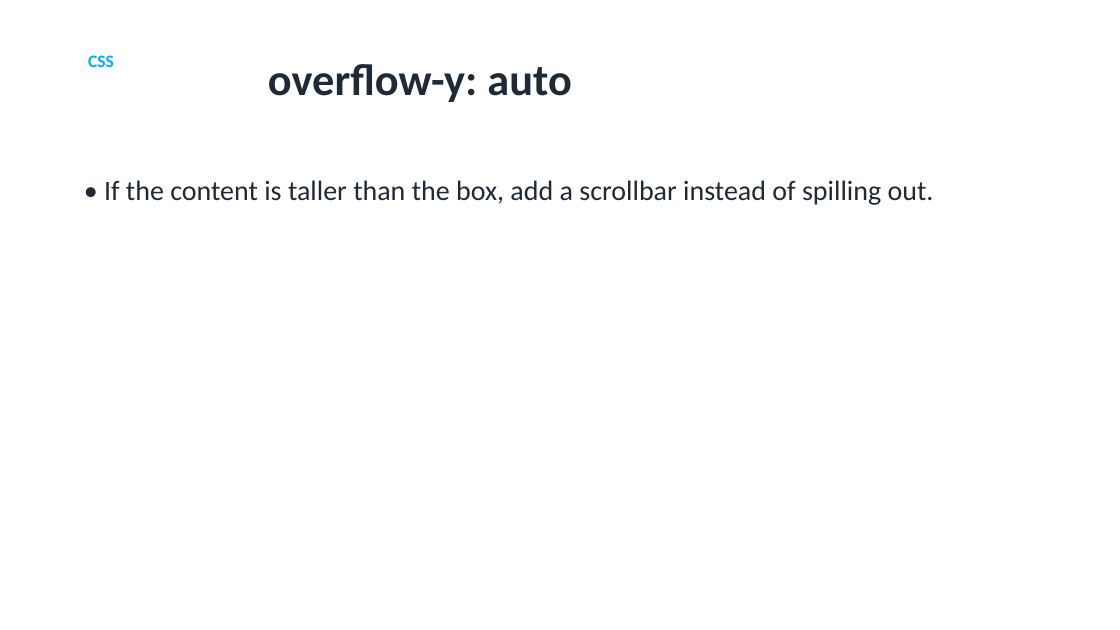
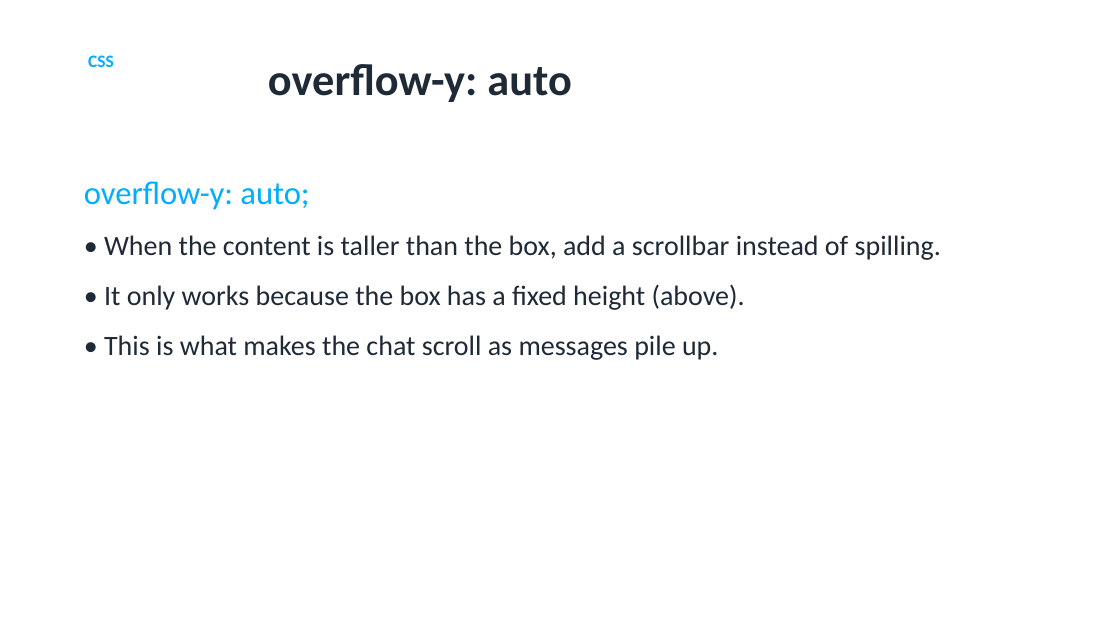
Before and after one commit to utgapps/utgapps.github.io, a slide deck: slide 83 of ai101/slides/week-07.pptx. Drawn at 1120x630 pixels with LibreOffice and Linux fonts; fonts in the diff are those of the drawing. Boxes give left, top, right and bottom in pixels: in the first picture for what was removed or moved away, otherwise in the second. Text is boxed around its words. In the diff, an @@ line names an element or a change of style, - is before the commit and + after.

```diff
--- a/ai101/slides/week-07.pptx
+++ b/ai101/slides/week-07.pptx
@@ text at [84,181,941,360]: text changed @@
-• If the content is taller than the box, add a scrollbar instead of spilling out.
+overflow-y: auto;
+• When the content is taller than the box, add a scrollbar instead of spilling.
+• It only works because the box has a fixed height (above).
+• This is what makes the chat scroll as messages pile up.
```
Also in this commit, not shown: 9 other slides changed, 27 other files.
